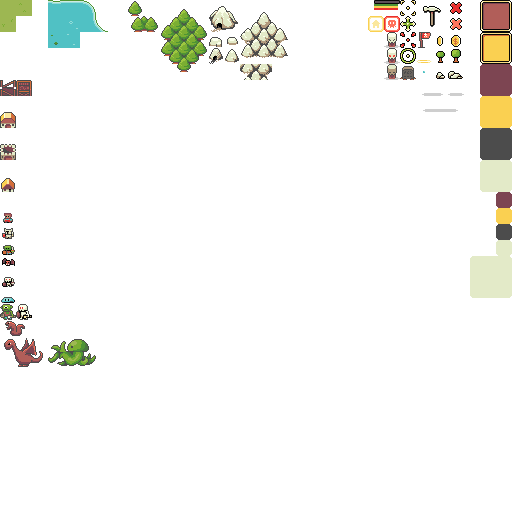
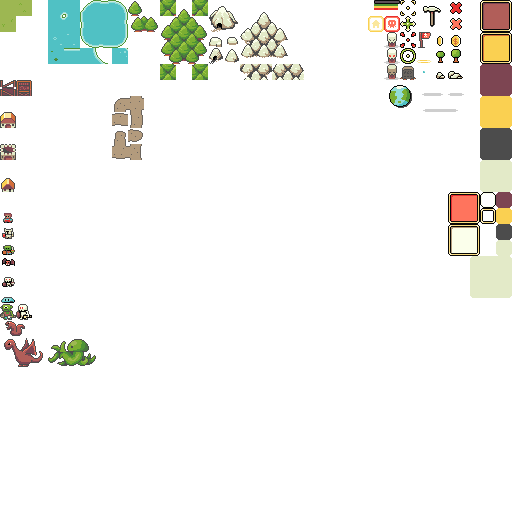
Layers edited between the first and the second 512x512 image:
painted on "trees" over box(160, 0, 208, 80)
painted on "stones" (1st of 2, in "tiles") over box(272, 64, 304, 80)
added layer "roads" in group "tiles" over box(112, 96, 144, 160)
painted on "water" over box(48, 0, 128, 64)
added layer "map icon" in group "UI" over box(389, 85, 412, 108)
removed layer "Rick's revised 9 patches" from group "UI" over box(470, 192, 496, 256)
added layer "pane copy" in group "UI" over box(480, 208, 496, 224)
added layer "screen location copy" in group "UI" over box(448, 192, 496, 256)
